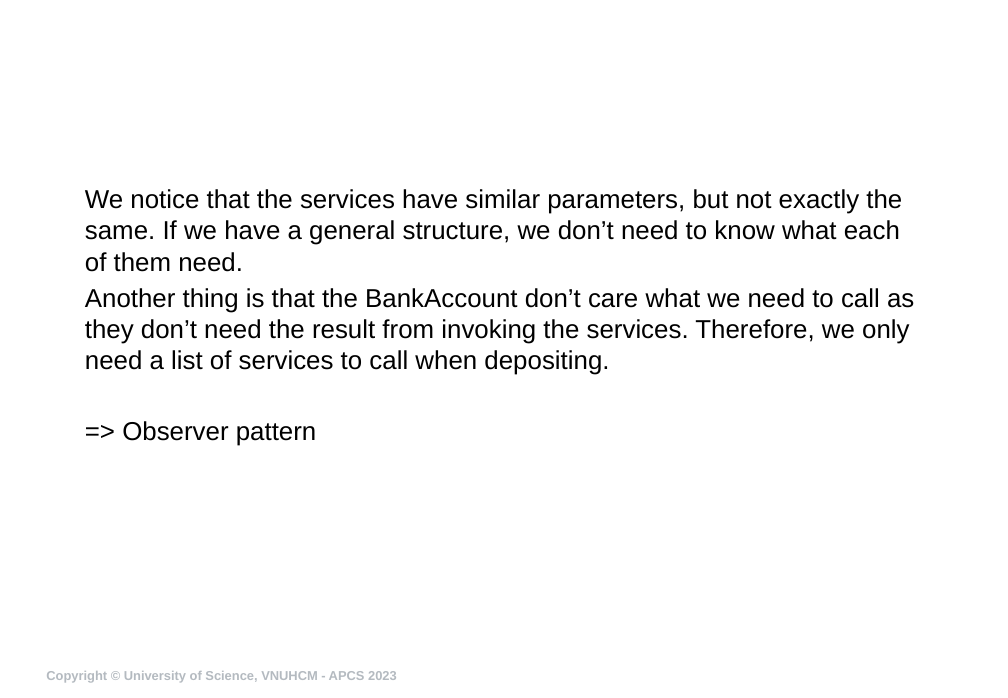
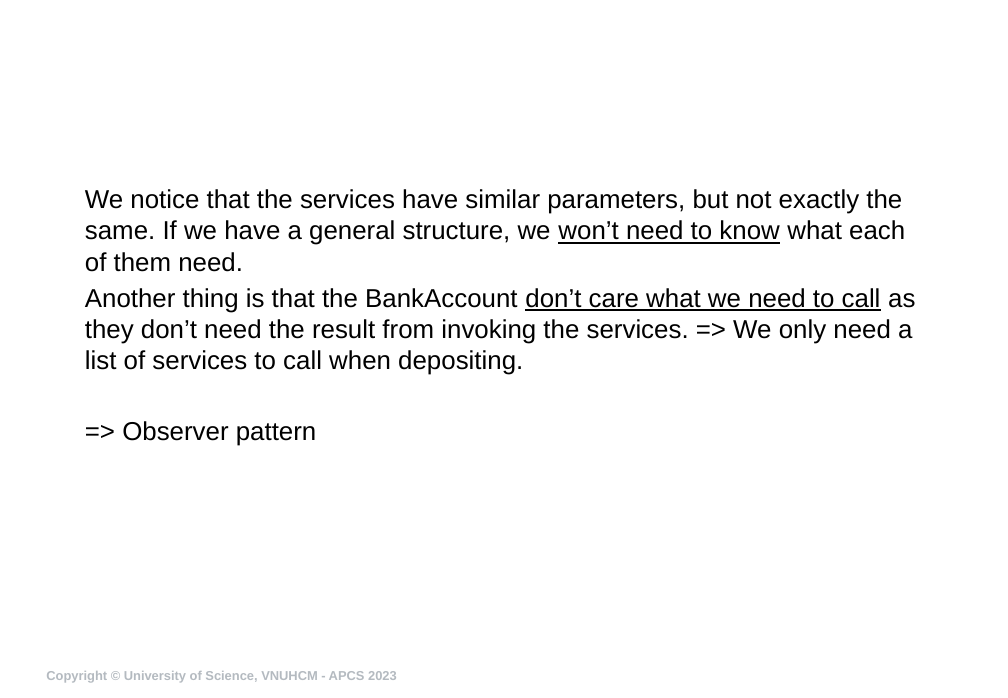
Before and after one commit to ndmhuy/DesignPatternsGroup52, a slide deck: slide 6 of Observer/presentation/ObserverG52.pptx. Drawn at 1008x698 pixels with LibreOffice and Linux fonts; fonts in the diff are those of the drawing; background and template pictures are left out. Boxes give left, top, right and bottom in pixels: in the first picture for what was removed or moved away, otherwise in the second. Text is boxed around its words. In the diff, an @@ line names an element or a change of style, - is before the commit and + after.

```diff
--- a/Observer/presentation/ObserverG52.pptx
+++ b/Observer/presentation/ObserverG52.pptx
@@ text at <box>85,189,915,375</box>: text changed @@
-We notice that the services have similar parameters, but not exactly the same. If we have a general structure, we don’t need to know what each of them need.
-Another thing is that the BankAccount don’t care what we need to call as they don’t need the result from invoking the services. Therefore, we only need a list of services to call when depositing.
+We notice that the services have similar parameters, but not exactly the same. If we have a general structure, we won’t need to know what each of them need.
+Another thing is that the BankAccount don’t care what we need to call as they don’t need the result from invoking the services. => We only need a list of services to call when depositing.
```
Also in this commit, not shown: 12 other slides changed, 17 slides added, 29 other files.
